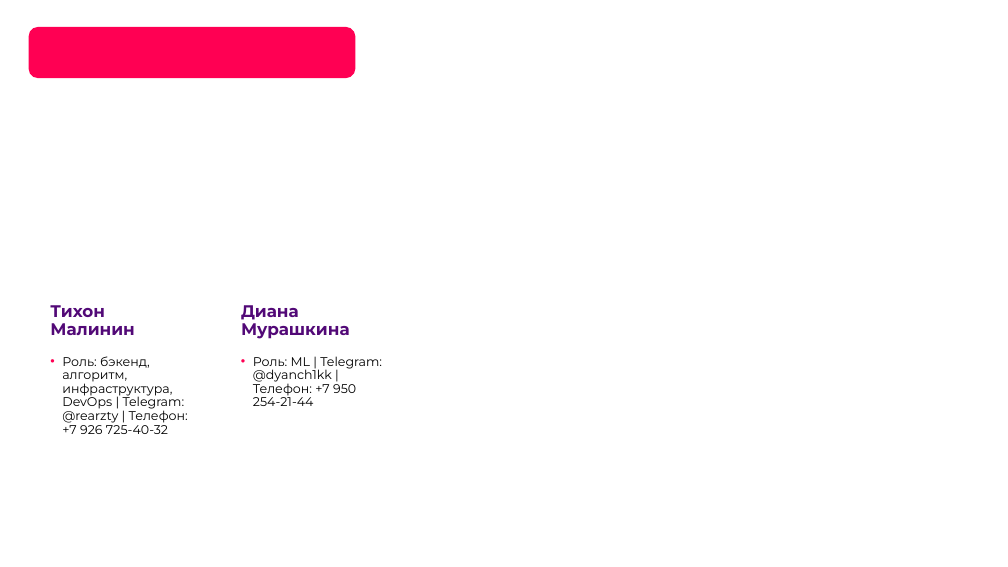
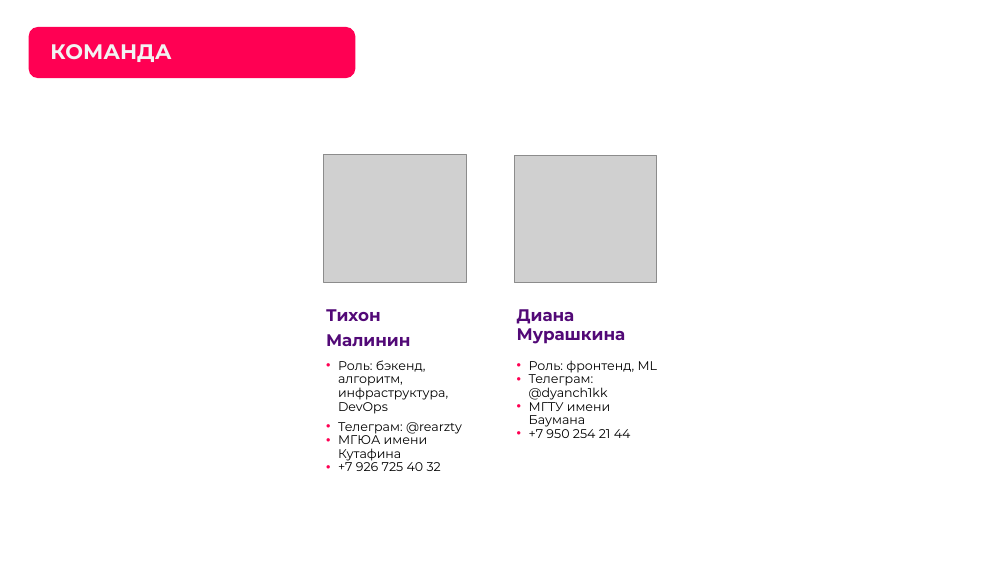
Before and after one commit to rearzty/green_project, a slide deck: slide 3 of docs/presentation/GreenProject_presentation.pptx. Drawn at 1008x567 pixels with LibreOffice and Linux fonts; fonts in the diff are those of the drawing; grey boxes stand for pictures; background and template pictures are left out. Boxes give left, top, right and bottom in pixels: in the first picture for what was removed or moved away, otherwise in the second. Text is boxed around its words. In the diff, an @@ line names an element or a change of style, - is before the commit and + after.

```diff
--- a/docs/presentation/GreenProject_presentation.pptx
+++ b/docs/presentation/GreenProject_presentation.pptx
@@ title added at box(50, 44, 171, 62), 20 pt, text #F2F2F2, bold @@
+КОМАНДА
@@ rounded rectangle: place and size @@
-rounded rectangle at box(29, 126, 210, 526)
+rounded rectangle at box(305, 130, 486, 530)
@@ picture added at box(324, 154, 466, 283) @@
@@ picture added at box(514, 155, 656, 283) @@
@@ text at box(326, 309, 410, 346): text changed @@
-Тихон Малинин
+Тихон
+Малинин
@@ text "Диана Мурашкина": place and size @@
-text "Диана Мурашкина" at box(241, 305, 350, 339)
+text "Диана Мурашкина" at box(517, 309, 626, 344)
@@ text at box(338, 360, 462, 471): text changed @@
-• Роль: бэкенд, алгоритм, инфраструктура, DevOps | Telegram: @rearzty | Телефон: +7 926 725-40-32
+• Роль: бэкенд, алгоритм, инфраструктура, DevOps
+• Телеграм: @rearzty
+• МГЮА имени Кутафина
+• +7 926 725 40 32
@@ text at box(529, 360, 657, 438): text changed @@
-• Роль: ML | Telegram: @dyanch1kk | Телефон: +7 950 254-21-44
+• Роль: фронтенд, ML
+• Телеграм: @dyanch1kk
+• МГТУ имени Баумана
+• +7 950 254 21 44
```
Also in this commit, not shown: 3 other slides changed, 9 slides added, 15 slides removed.
